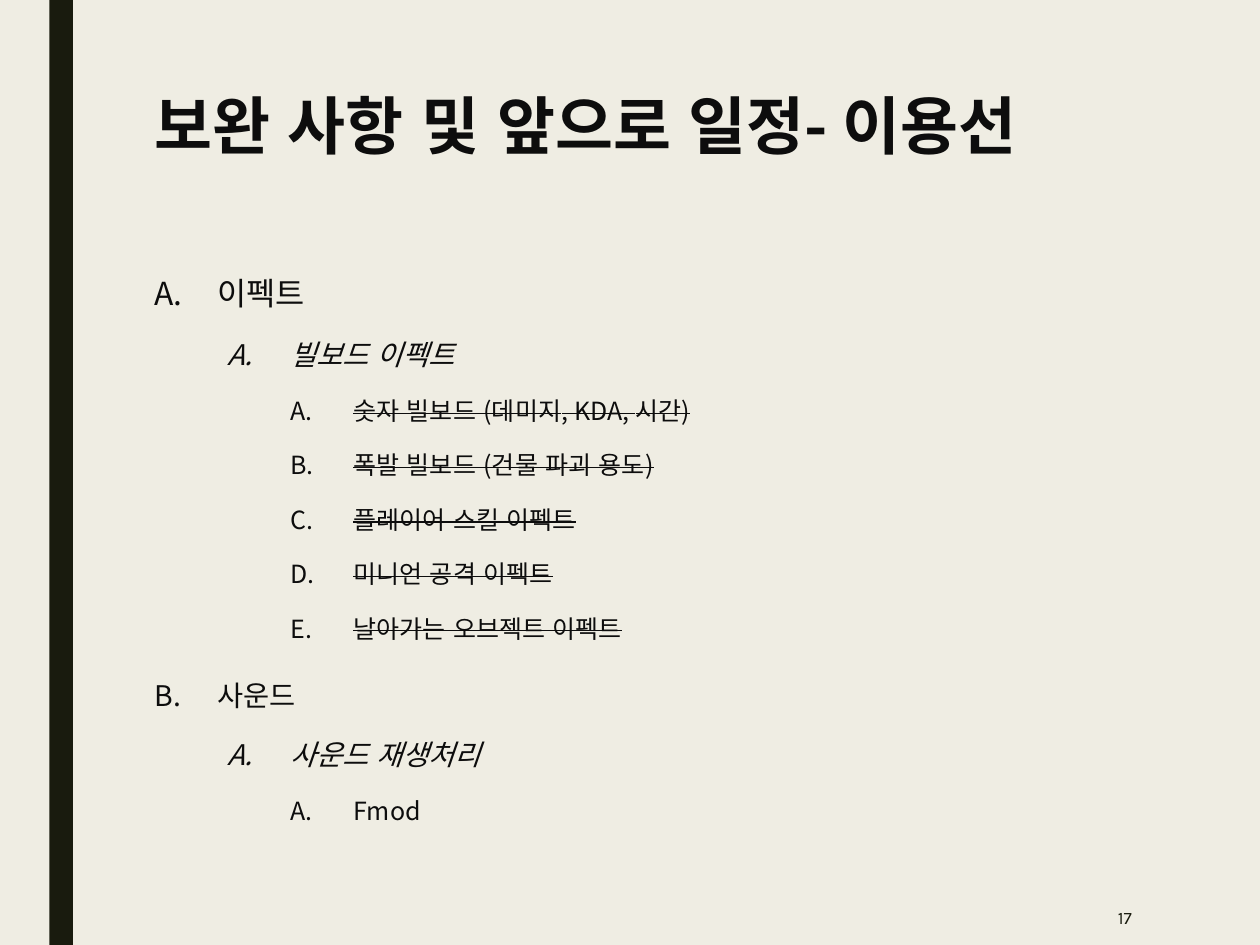
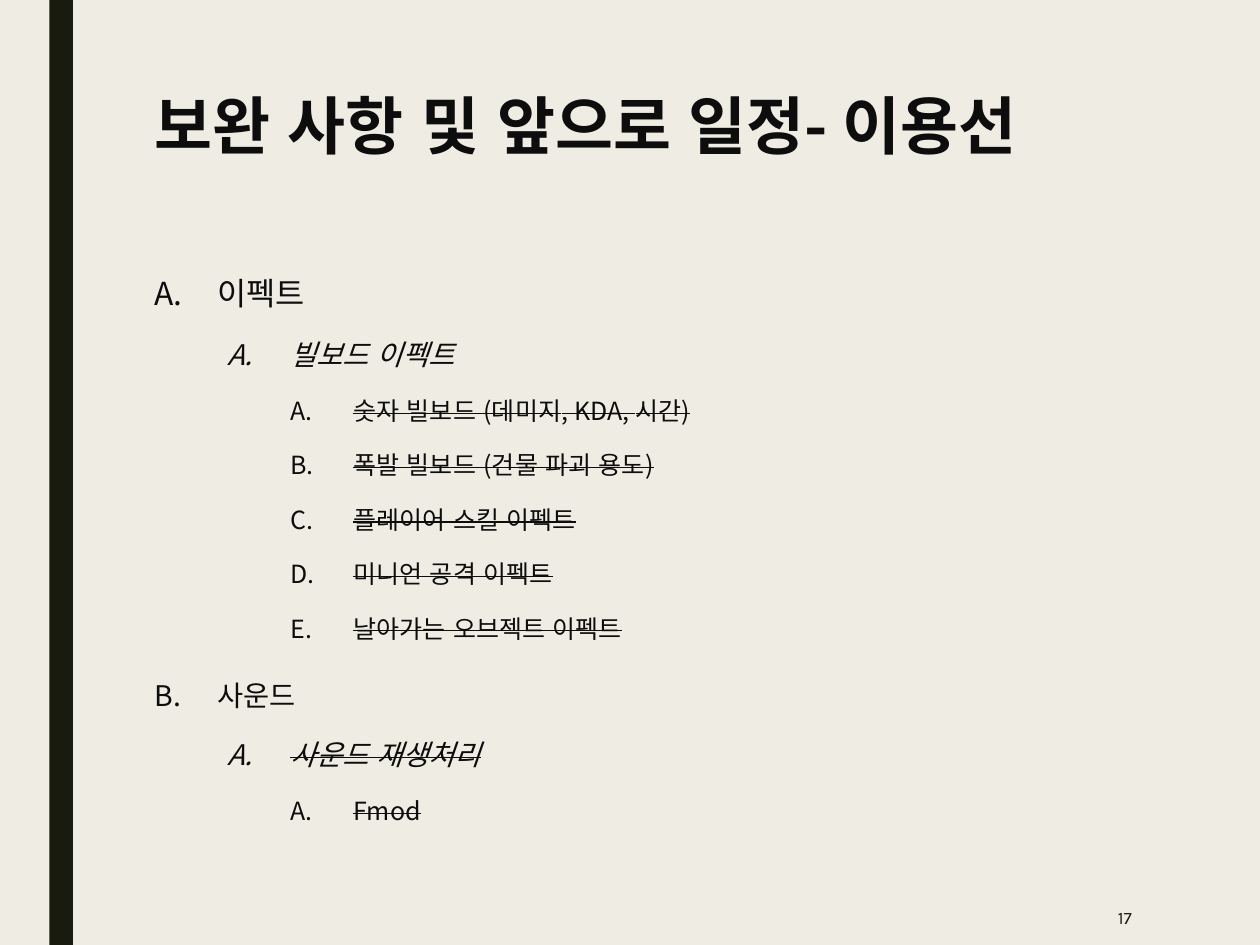
Before and after one commit to Kim2Kang/Documents, a slide deck: slide 17 of 진행사항.pptx. Drawn at 1260x945 pixels with LibreOffice and Linux fonts; fonts in the diff are those of the drawing. Boxes give left, top, right and bottom in pixels: in the first picture for what was removed or moved away, otherwise in the second. Text is boxed around its words. In the diff, an @@ line names an element or a change of style, - is before the commit and + after.

Commit message:
진행사항 ppt 업로드
진행사항 ppt 업로드

```diff
--- a/진행사항.pptx
+++ b/진행사항.pptx
@@ text at [290,741,481,821]: strikethrough on in "사운드 재생처리", "Fmod" @@
```
Also in this commit, not shown: 2 slides added.
